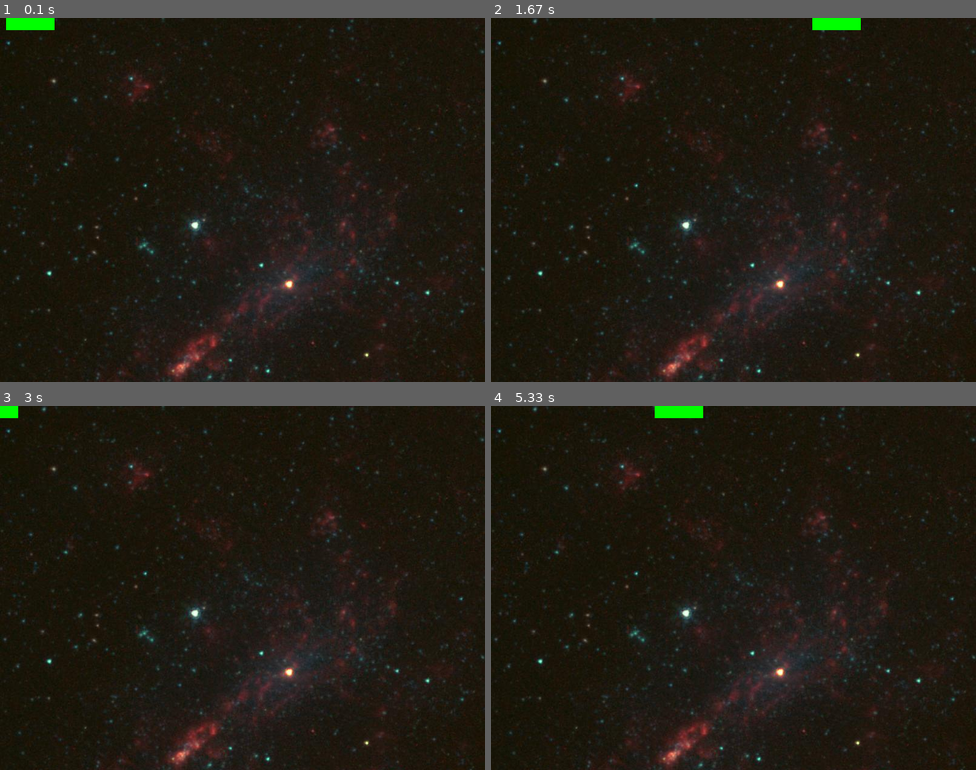
Above: before the commit, frames 1-4 (two rows, left to right).
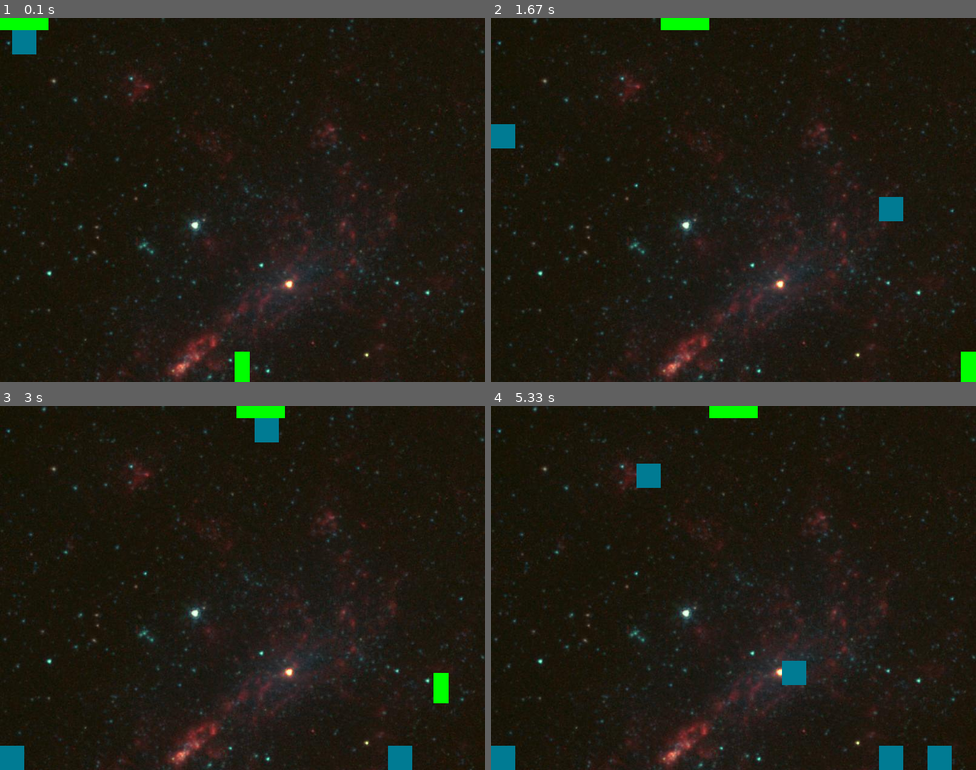
Above: after the commit, the same moments.

Repository: AjDx1228/Pygame
Game: pygame game, started from stack_attack.py
Same seed, same stepped clock (60 frames per second), same inputs: the game is played once before the commit and once after it.
Inputs (mouse positions are in pixels of both pictures, inside the frame that each line leads up to):
- Up to frame 1 (0.1 s): no input
- Up to frame 2 (1.67 s): hold Right 0.33-0.8 s; move the mouse to (714, 214) at 0.37 s; hold Up 0.83-1.13 s; hold Right 1.17-1.63 s
- Up to frame 3 (3 s): hold Left 1.67-2.2 s; hold Up from 2.67 s (still down)
- Up to frame 4 (5.33 s): release Up at 3.03 s; hold Right 3.07-3.7 s; hold Left 3.73-4.2 s

The runs differ from the first frame. In frame 1, 0.7% of the frame differs, in the area x 0-52%, y 0-100%; in frame 2, 1.6%; in frame 3, 1.7%; in frame 4, 2.3%, in the area x 0-95%, y 0-100%.

Commit message:
add player and boxes

Diff:
--- /dev/null
+++ b/box.py
@@ -0,0 +1,32 @@
+import pygame
+import random
+
+import config as c
+from game_object import GameObject
+
+
+class Box(GameObject):
+    def __init__(self, x, y, w, h, color, offset, random_zone):
+        GameObject.__init__(self, x, y, w, h)
+        self.start_position = x
+        self.color = color
+        self.offset = offset
+        self.random_zone = random_zone
+        self.zone = c.zones[self.random_zone]
+        c.zones[self.random_zone] += 1
+
+    def draw(self, surface):
+        pygame.draw.rect(surface, self.color, self.bounds)
+
+    def update(self):
+        if self.left == c.box_width * (self.random_zone - 1) and self.bottom != c.screen_height - self.zone * c.box_height:
+            dx = 0
+            dy = 5
+        elif self.bottom == c.screen_height - self.zone * c.box_height:
+            dx = 0
+            dy = 0
+        else:
+            dx = self.offset
+            dy = 0
+
+        self.move(dx, dy)
--- a/config.py
+++ b/config.py
@@ -3,9 +3,24 @@
 
 background_image = 'images/background.jpg'
 
-frame_rate = 90
+frame_rate = 75
 
 lift_width = 80
 lift_height = 20
 lift_color = (0, 255, 0)
 lift_speed = 10
+
+player_width = 25
+player_height = 50
+player_color = (0, 255, 0)
+player_speed = 10
+
+box_width = 40
+box_height = 40
+box_color = (0, 123, 147)
+box_speed = 10
+
+n_zones = int(screen_width / box_width)
+zones = {}
+for i in range(1, n_zones + 1):
+    zones[i] = 0
--- a/game.py
+++ b/game.py
@@ -8,8 +8,8 @@
     def __init__(self, caption, width, height, back_image_filename, frame_rate):
         self.background_image = pygame.image.load(back_image_filename)
         self.frame_rate = frame_rate
+        self.objects = []
         self.game_over = False
-        self.objects = []
         pygame.init()
         self.surface = pygame.display.set_mode((width, height))
         pygame.display.set_caption(caption)
--- a/lift.py
+++ b/lift.py
@@ -2,6 +2,8 @@
 
 import config as c
 from game_object import GameObject
+
+from box import Box
 
 
 class Lift(GameObject):
@@ -10,6 +12,7 @@
         self.start_position = x
         self.color = color
         self.offset = offset
+        self.reset_flag = False
 
     def draw(self, surface):
         pygame.draw.rect(surface, self.color, self.bounds)
@@ -18,9 +21,13 @@
         pass
 
     def update(self):
-        if self.left >= c.screen_width:
+        if self.reset_flag:
             self.move(-c.screen_width + self.start_position, 0)
+            self.reset_flag = False
             return
 
         dx = self.offset
         self.move(dx, 0)
+
+    def set_reset_flag(self, value):
+        self.reset_flag = value
--- /dev/null
+++ b/player.py
@@ -0,0 +1,70 @@
+import pygame
+
+import config as c
+from game_object import GameObject
+
+
+class Player(GameObject):
+    def __init__(self, x, y, w, h, color, offset):
+        GameObject.__init__(self, x, y, w, h)
+        self.color = color
+        self.offset = offset
+        self.moving_left = False
+        self.moving_right = False
+
+        self.jump = False
+        self.jump_flag = False
+
+    def draw(self, surface):
+        pygame.draw.rect(surface, self.color, self.bounds)
+
+    def handle(self, key):
+        if key == pygame.K_UP:
+            self.jump = True
+        if key == pygame.K_LEFT:
+            self.moving_left = not self.moving_left
+        if key == pygame.K_RIGHT:
+            self.moving_right = not self.moving_right
+
+    def jump_and_move(self, dx, bottom_now):
+        if self.bottom != c.screen_height - bottom_now - c.player_height - 70 and not self.jump_flag:
+            dy = 5
+        else:
+            self.jump_flag = True
+            dy = -10
+            if self.bottom == c.screen_height - bottom_now - (c.player_height - c.box_height):
+                self.jump_flag = False
+                self.jump = False
+        self.move(dx, -dy)
+
+    def update(self):
+        self.zone = (self.left // c.box_width) + 1
+        if self.zone != 1 and self.zone != c.n_zones:
+            box_left = c.zones[self.zone - 1]
+            box_right = c.zones[self.zone + 1]
+        elif self.zone == 1:
+            box_left = 100
+            box_right = c.zones[self.zone + 1]
+        else:
+            box_right = 100
+            box_left = c.zones[self.zone - 1]
+
+        if self.jump and self.moving_left:
+            self.jump_and_move(-(min(self.offset, self.left)), c.box_height * box_left)
+
+        elif self.jump and self.moving_right:
+            self.jump_and_move((min(self.offset, c.screen_width - self.right)), c.box_height * box_right)
+
+        elif self.jump:
+            self.jump_and_move(0, c.box_height * c.zones[self.zone])
+
+        elif self.moving_left and box_left - c.zones[self.zone] != 1:
+                dx, dy = -(min(self.offset, self.left)), 0
+                self.move(dx, -dy)
+
+        elif self.moving_right and box_right - c.zones[self.zone] != 1:
+            dx, dy = min(self.offset, c.screen_width - self.right), 0
+            self.move(dx, -dy)
+
+        else:
+            return
--- a/stack_attack.py
+++ b/stack_attack.py
@@ -8,7 +8,9 @@
 
 from lift import Lift
 import config as c
+from player import Player
 from game import Game
+from box import Box
 
 class StackAttack(Game):
     def __init__(self):
@@ -17,12 +19,29 @@
 
         self.create_objects()
 
-
     def create_objects(self):
         self.create_lift()
+        self.create_player()
+        self.create_box()
 
     def handle_collisions(self):
-        pass
+        if self.lift.left >= c.screen_width:
+            self.lift.set_reset_flag(True)
+            self.create_box()
+            return
+
+    def create_box(self):
+        zones = c.screen_width / c.box_width
+        random_zone = random.randint(1, zones)
+        box = Box(-c.lift_width + c.lift_width / 4,
+                    c.lift_height,
+                    c.box_width,
+                    c.box_height,
+                    c.box_color,
+                    c.box_speed,
+                    random_zone)
+        self.box = box
+        self.objects.append(self.box)
 
     def create_lift(self):
         lift = Lift(-c.lift_width,
@@ -34,14 +53,29 @@
         self.lift = lift
         self.objects.append(self.lift)
 
+    def create_player(self):
+        player = Player((c.screen_width - c.player_width) // 2,
+                        c.screen_height - c.player_height,
+                        c.player_width,
+                        c.player_height,
+                        c.player_color,
+                        c.player_speed)
+        self.keydown_handlers[pygame.K_LEFT].append(player.handle)
+        self.keydown_handlers[pygame.K_RIGHT].append(player.handle)
+        self.keyup_handlers[pygame.K_LEFT].append(player.handle)
+        self.keyup_handlers[pygame.K_RIGHT].append(player.handle)
+        self.keydown_handlers[pygame.K_UP].append(player.handle)
+        self.player = player
+        self.objects.append(self.player)
+
 
     def update(self):
         self.handle_collisions()
         super().update()
 
+
 def main():
     StackAttack().run()
 
-
 if __name__ == '__main__':
     main()
